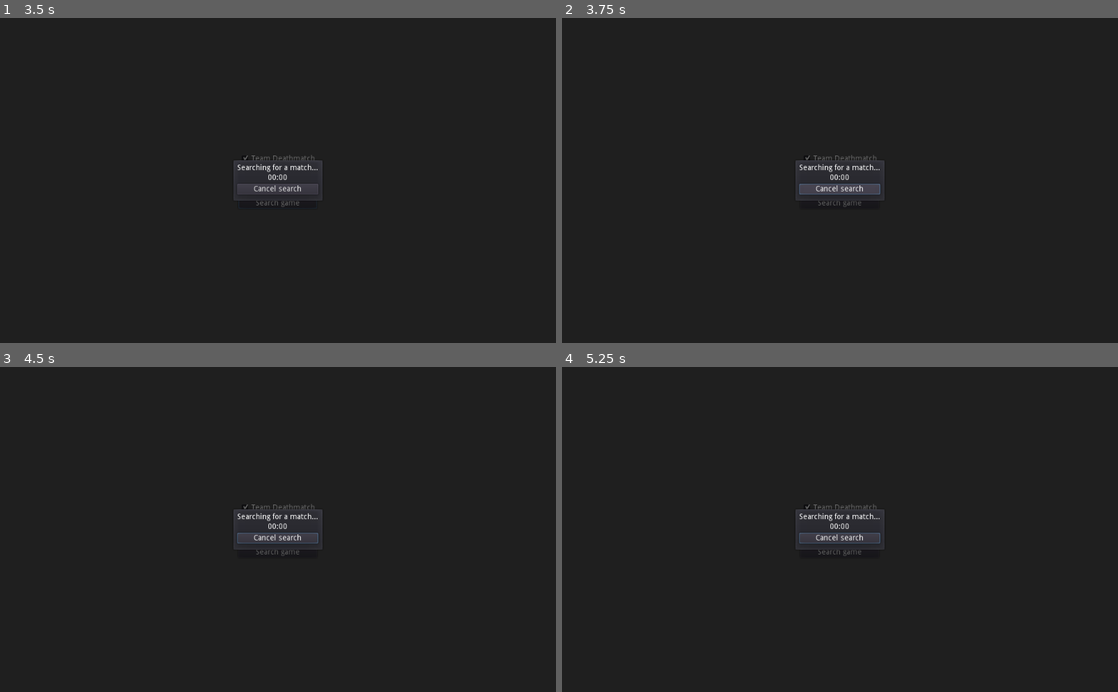
Above: before the commit, frames 1-4 (two rows, left to right).
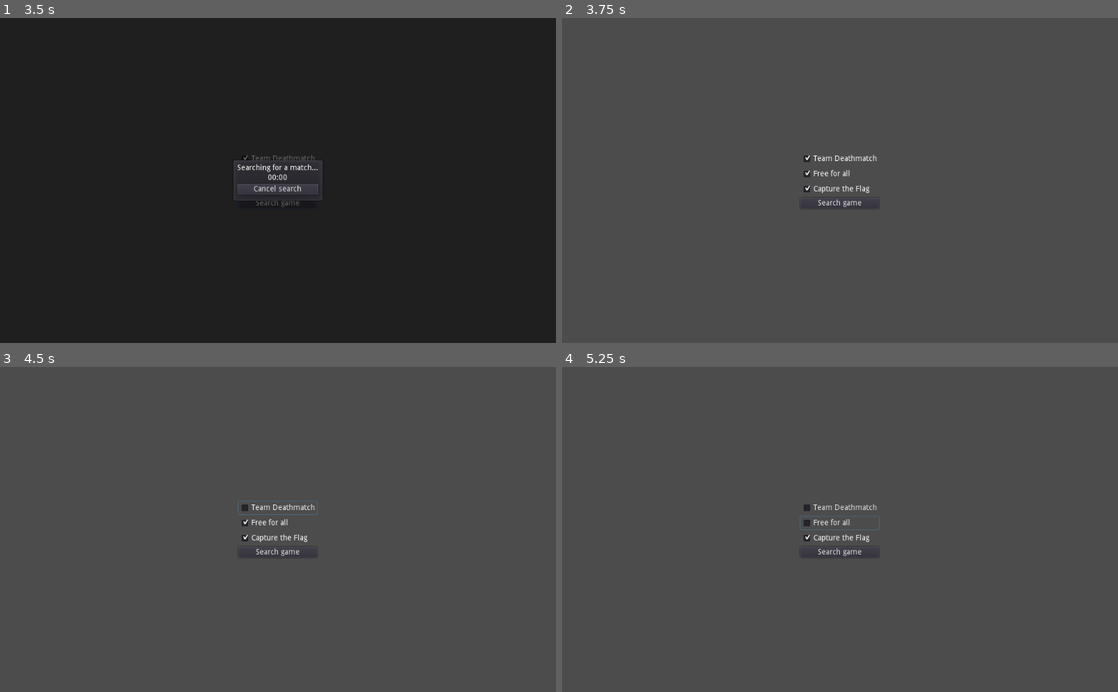
Above: after the commit, the same moments.

Repository: NoFr1ends/Spacy2
Game: Godot game, scene res://Scenes/SearchMatch.tscn
The game is run twice, just before and just after one commit, with the same random seed, the same clock (stepped at 60 frames per second) and the same inputs. The project has no main scene, so this scene is started directly.
Inputs:
- Up to frame 1 (3.5 s): click "Team Deathmatch" at 0.5 s; click "Free for all" at 1.25 s; click "Capture the Flag" at 2 s; click "Search game" at 2.75 s
- Up to frame 2 (3.75 s): click "Cancel search" at 3.5 s
- Up to frame 3 (4.5 s): click "Team Deathmatch" at 4.25 s
- Up to frame 4 (5.25 s): click "Free for all" at 5 s

Frame 1 is identical in both runs. In frame 2, 99% of the frame differs, in the area x 0-100%, y 0-100%; in frame 3, 99%; in frame 4, 99%.

Commit message:
Implement cancellation of tickets

Diff:
--- a/client/Scenes/SearchMatch.gd
+++ b/client/Scenes/SearchMatch.gd
@@ -58,3 +58,9 @@
 	fadeout.visible = false
 	dialog.hide()
 	searching = false
+
+func _on_Cancel_pressed():
+	Matchmaking.cancel_search()
+	fadeout.visible = false
+	dialog.hide()
+	searching = false
--- a/client/Scenes/SearchMatch.tscn
+++ b/client/Scenes/SearchMatch.tscn
@@ -106,3 +106,4 @@
 text = "Cancel search"
 
 [connection signal="pressed" from="C/V/Search" to="." method="_on_Search_pressed"]
+[connection signal="pressed" from="SearchDialog/M/V/Cancel" to="." method="_on_Cancel_pressed"]
--- a/client/Singletons/Matchmaking.gd
+++ b/client/Singletons/Matchmaking.gd
@@ -50,8 +50,15 @@
 		return
 
 	is_searching = false
-	# todo send cancellation to matchmaking server
 	assignment_timer.stop()
+
+	var request = HTTPRequest.new()
+	add_child(request)
+	request.request(matchmaking_server + "/ticket/" + ticket_id + "/cancel")
+	var result = yield(request, "request_completed")
+
+	if result[1] != 204:
+		printerr("Cancel of ticket failed: ", result[3].get_string_from_utf8())
 
 func _on_assignment_timer():
 	print("check for assignment of ticket ", ticket_id)
Not shown, changed: server/frontend/main.go
